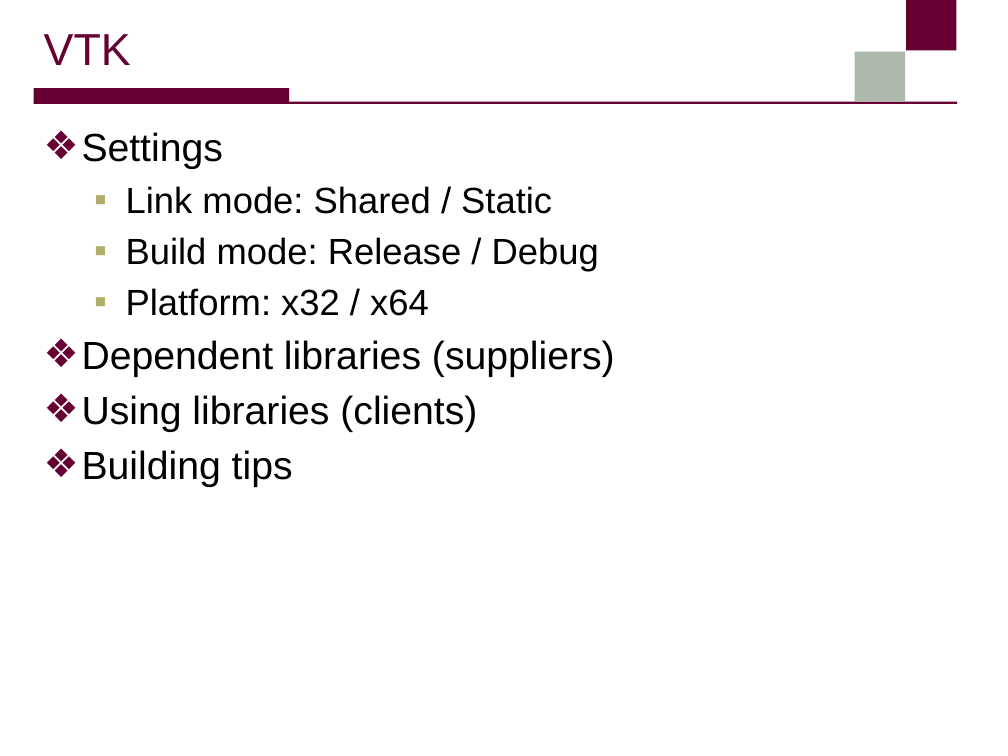
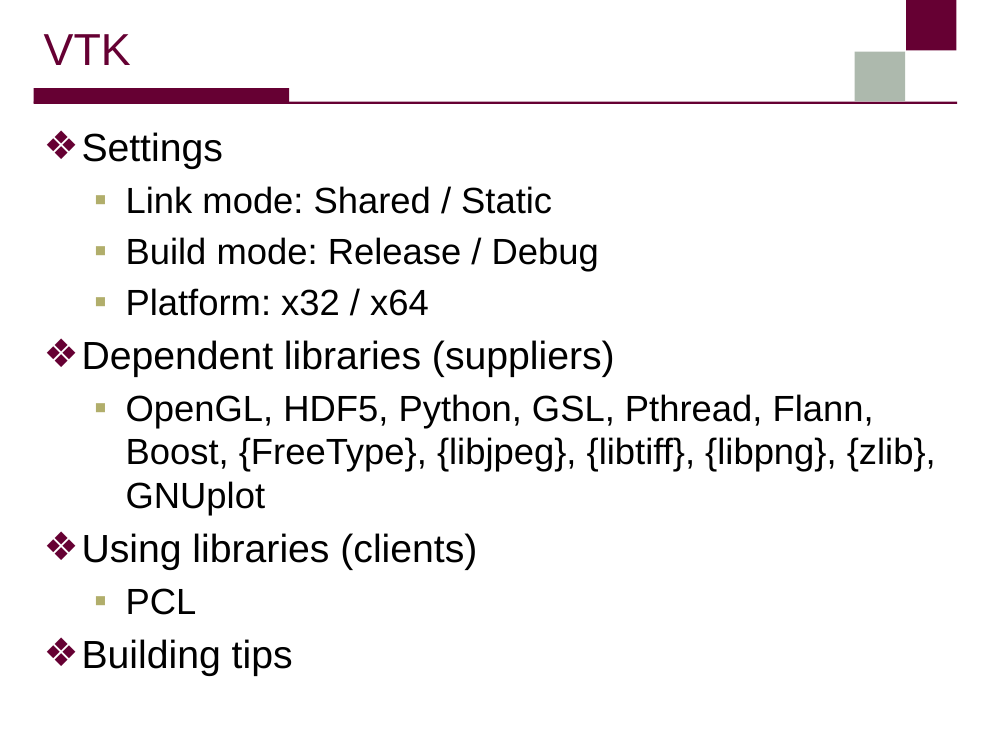
Before and after one commit to sangwook236/SWDT, a slide deck: slide 32 of sw_dev/cpp/external_library_dependency_cpp.pptx (slide 30 before the commit). Drawn at 1008x756 pixels with LibreOffice and Linux fonts; fonts in the diff are those of the drawing; background and template pictures are left out. Boxes give left, top, right and bottom in pixels: in the first picture for what was removed or moved away, otherwise in the second. Text is boxed around its words. In the diff, an @@ line names an element or a change of style, - is before the commit and + after.

```diff
--- a/sw_dev/cpp/external_library_dependency_cpp.pptx
+++ b/sw_dev/cpp/external_library_dependency_cpp.pptx
@@ text at (126, 394, 936, 515): paragraph added @@
+  ▪ OpenGL, HDF5, Python, GSL, Pthread, Flann, Boost, {FreeType}, {libjpeg}, {libtiff}, {libpng}, {zlib}, GNUplot
@@ text at (126, 588, 197, 615): paragraph added @@
+  ▪ PCL
```
Also in this commit, not shown: 4 other slides changed, 3 slides added.
